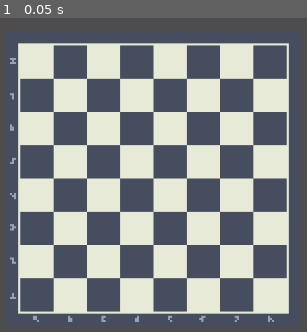
Above: before the commit, frame 1.
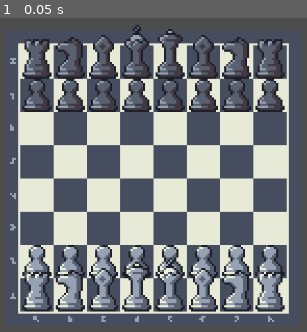
Above: after the commit, the same moment.

Repository: Chilliwen32/the_chess_game
Game: Godot game, scene res://Scene/main.tscn
Two runs of this game, one before a commit and one after it. Both use one fixed random seed, a clock stepped at 60 frames per second and the inputs below.
Inputs:
- Up to frame 1 (0.05 s): no input

The runs differ from the first frame. In frame 1, 20% of the frame differs, in the area x 7-93%, y 2-94%.
Error before the commit: Parse Error: Function "show_option()" not found in base self. (res://Scene/board.gd:71)

Commit message:
move dot not appearing [NEED HELP]
Might have been relate to our original position issue or I missed something in both video.

Diff:
--- a/Scene/board.gd
+++ b/Scene/board.gd
@@ -24,65 +24,75 @@
 const BLACK_TURN_DOT = preload("res://Chess Asset/pixel chess_v1.2/32x32 pieces/Black-Turn-Dot.png")
 const WHITE_TURN_DOT = preload("res://Chess Asset/pixel chess_v1.2/32x32 pieces/White-Turn-Dot.png")
 
+const PIECE_MOVE = preload("res://Chess Asset/pixel chess_v1.2/32x32 pieces/Piece_Move.png")
+
 @onready var pieces: Node2D = $Pieces
-@onready var dot: Node2D = $Dot
+@onready var dots: Node2D = $Dot
 @onready var turn: Sprite2D = $Turn
 
-#Variable
-# -6 = black king
-# -5 = black queen
-# -4 = black rook
-# -3 = black bishop
-# -2 = black knight
-# -1 = black pawn
+# board values:
+# -6 = black king, -5 queen, -4 rook, -3 bishop, -2 knight, -1 pawn
 # 0 = empty
-# 6 = white king
-# 5 = white queen
-# 4 = white rook
-# 3 = white bishop
-# 2 = white knight
-# 1 = white pawn
+# 1 = white pawn, 2 knight, 3 bishop, 4 rook, 5 queen, 6 king
 
-var board : Array
-var white : bool
-var state : bool
-var moves = []
-var selected_piece : Vector2
+var board: Array = []
+var white: bool = true
+var state: bool = false
+var moves: Array = []
+var selected_piece := Vector2(-1, -1)
 
 func _ready():
-	board.append([4, 2, 3, 5, 6, 3, 2, 4])
-	board.append([1, 1, 1, 1, 1, 1, 1, 1])
-	board.append([0, 0, 0, 0, 0, 0, 0, 0])
-	board.append([0, 0, 0, 0, 0, 0, 0, 0])
-	board.append([0, 0, 0, 0, 0, 0, 0, 0])
-	board.append([0, 0, 0, 0, 0, 0, 0, 0])
-	board.append([-1, -1, -1, -1, -1, -1, -1, -1])
-	board.append([-4, -2, -3, -6, -5, -3, -2, -4])
-
+	board = [
+		[4, 2, 3, 5, 6, 3, 2, 4],
+		[1, 1, 1, 1, 1, 1, 1, 1],
+		[0, 0, 0, 0, 0, 0, 0, 0],
+		[0, 0, 0, 0, 0, 0, 0, 0],
+		[0, 0, 0, 0, 0, 0, 0, 0],
+		[0, 0, 0, 0, 0, 0, 0, 0],
+		[-1,-1,-1,-1,-1,-1,-1,-1],
+		[-4,-2,-3,-6,-5,-3,-2,-4]
+	]
 	display_board()
 
 func _input(event):
-	if event is InputEventMouseButton && event.pressed:
-		if event.button_index == MOUSE_BUTTON_LEFT:
-			if if_mouse_out(): return
-			var var1 = snapped(get_global_mouse_position().x+8, 0) / 16
-			var var2 = abs(snapped(get_global_mouse_position().y-8, 0)) / 16
-			if !state && (white && board[var2][var1] > 0 || white && board[var2][var1] < 0):
-				show_option()
-				selected_piece = Vector2(var2,var1)
-				state = true
+	if event is InputEventMouseButton and event.pressed and event.button_index == MOUSE_BUTTON_LEFT:
+		var mouse = get_global_mouse_position()
+		# bounds check (same as your original idea)
+		if mouse.x < 8 or mouse.x > 134 or mouse.y > 8 or mouse.y < -134:
+			return
 
-func if_mouse_out():
-	if get_global_mouse_position().x < 8 || get_global_mouse_position().x > 134 || get_global_mouse_position().y > 8 || get_global_mouse_position().y < -134:
-		return false
+		var var1 = int((mouse.x - 8) / CELL_WIDTH)                  # column (j)
+		var var2 = int((-mouse.y - 16) / CELL_WIDTH)                # row (i)
+		print_debug("click tile: ", var1, ",", var2, " mouse:", mouse)
+
+		if not state and ((white and board[var2][var1] > 0) or (not white and board[var2][var1] < 0)):
+			# set selection first, then compute moves
+			selected_piece = Vector2(var2, var1)
+			moves = get_moves(var2, var1)
+			if moves.size() == 0:
+				# no legal moves -> cancel
+				state = false
+				return
+			show_dots()
+			state = true
+		elif state:
+			set_move(var2, var1)
+
+func print_debug(msg, a = "", b = ""):
+	# small helper so we can easily turn debug on/off
+	print(str(msg) + str(a) + str(b))
 
 func display_board():
-	for i in BOARD_SIZE: #
-		for j in BOARD_SIZE: #
+	for child in pieces.get_children():
+		child.queue_free()
+
+	for i in range(BOARD_SIZE):
+		for j in range(BOARD_SIZE):
 			var holder = TEXTURE_HOLDER.instantiate()
 			pieces.add_child(holder)
-			holder.global_position = Vector2(j * CELL_WIDTH + (CELL_WIDTH / 2)+8, -i * CELL_WIDTH - (CELL_WIDTH / 2)-16)
-			holder.z_index = 100 - i # higher z_index draws above
+			holder.global_position = Vector2(j * CELL_WIDTH + (CELL_WIDTH / 2) + 8,
+											 -i * CELL_WIDTH - (CELL_WIDTH / 2) - 16)
+			holder.z_index = 100 - i
 
 			match board[i][j]:
 				-6: holder.texture = B_KING
@@ -99,18 +109,66 @@
 				2: holder.texture = W_KNIGHT
 				1: holder.texture = W_PAWN
 
-func show_options():
-	moves = get_moves()
-	if moves == []:
-		state = false
-		return
-	show_dots()
+func show_dots():
+	delete_dots()
+	for mv in moves:
+		var holder = Sprite2D.new()
+		holder.texture = PIECE_MOVE
+		holder.z_index = 1000  # ensure dots rendered above pieces
+		dots.add_child(holder)
+		holder.global_position = Vector2(mv.y * CELL_WIDTH + (CELL_WIDTH / 2) + 8,
+										 -mv.x * CELL_WIDTH - (CELL_WIDTH / 2) - 16)
+	print_debug("dots added:", dots.get_child_count())
 
-func show_dots():
-	for i in moves:
-		var holder = TEXTURE_HOLDER.instantiate()
-		dots.add_child(holder)
-		holder.texture
+func delete_dots():
+	for child in dots.get_children():
+		child.queue_free()
 
-func get_moves():
-	pass
+func set_move(var2, var1):
+	# var2 = target row, var1 = target column
+	for mv in moves:
+		if mv.x == var2 and mv.y == var1:
+			board[var2][var1] = board[selected_piece.x][selected_piece.y]
+			board[selected_piece.x][selected_piece.y] = 0
+			white = not white
+			display_board()
+			delete_dots()
+			state = false
+			moves.clear()
+			selected_piece = Vector2(-1, -1)
+			return
+	# if we get here, clicked a non-move tile -> cancel selection
+	delete_dots()
+	state = false
+	moves.clear()
+	selected_piece = Vector2(-1, -1)
+
+func get_moves(r, c):
+	var res: Array = []
+	var p = board[r][c]
+	if p == 1: # white pawn (moves up the board -> decreasing row index)
+		var forward = r - 1
+		if forward >= 0:
+			if board[forward][c] == 0:
+				res.append(Vector2(forward, c))
+				# double step from starting row (row==1 for white)
+				if r == 1 and board[r - 2][c] == 0:
+					res.append(Vector2(r - 2, c))
+			# captures
+			for dc in [-1, 1]:
+				var nc = c + dc
+				if nc >= 0 and nc < BOARD_SIZE and board[forward][nc] < 0:
+					res.append(Vector2(forward, nc))
+	elif p == -1: # black pawn (moves down -> increasing row index)
+		var forward_b = r + 1
+		if forward_b < BOARD_SIZE:
+			if board[forward_b][c] == 0:
+				res.append(Vector2(forward_b, c))
+				if r == 6 and board[r + 2][c] == 0:
+					res.append(Vector2(r + 2, c))
+			for dc in [-1, 1]:
+				var nc = c + dc
+				if nc >= 0 and nc < BOARD_SIZE and board[forward_b][nc] > 0:
+					res.append(Vector2(forward_b, nc))
+	# For now: other pieces not implemented -> return empty (you can expand similarly)
+	return res
